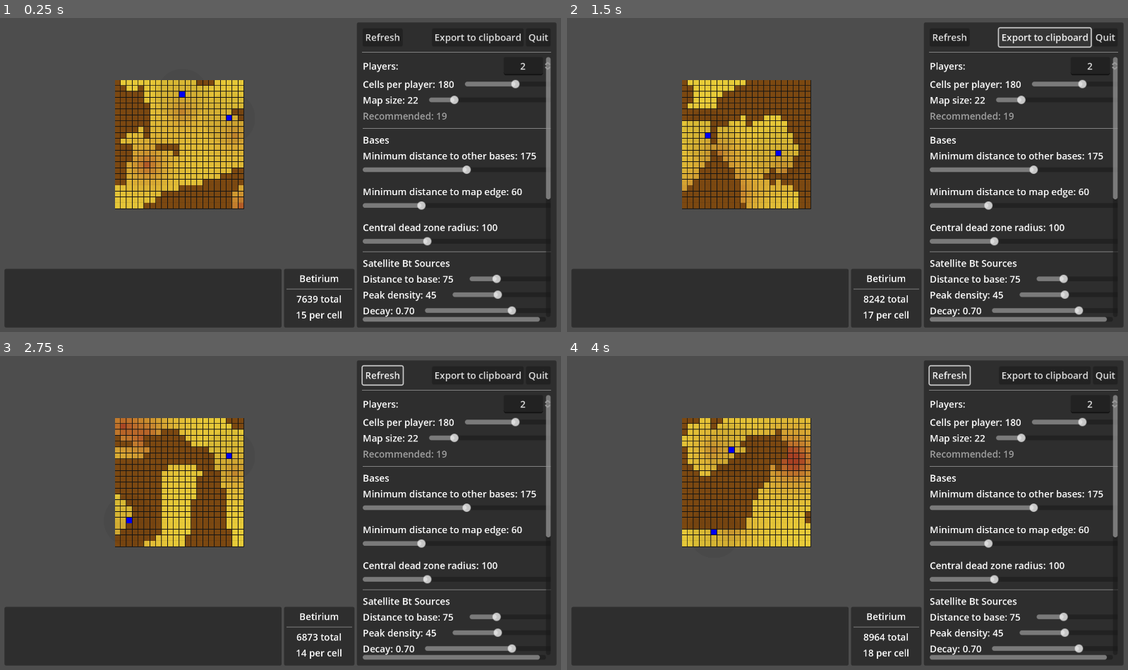
Above: before the commit, frames 1-4 (two rows, left to right).
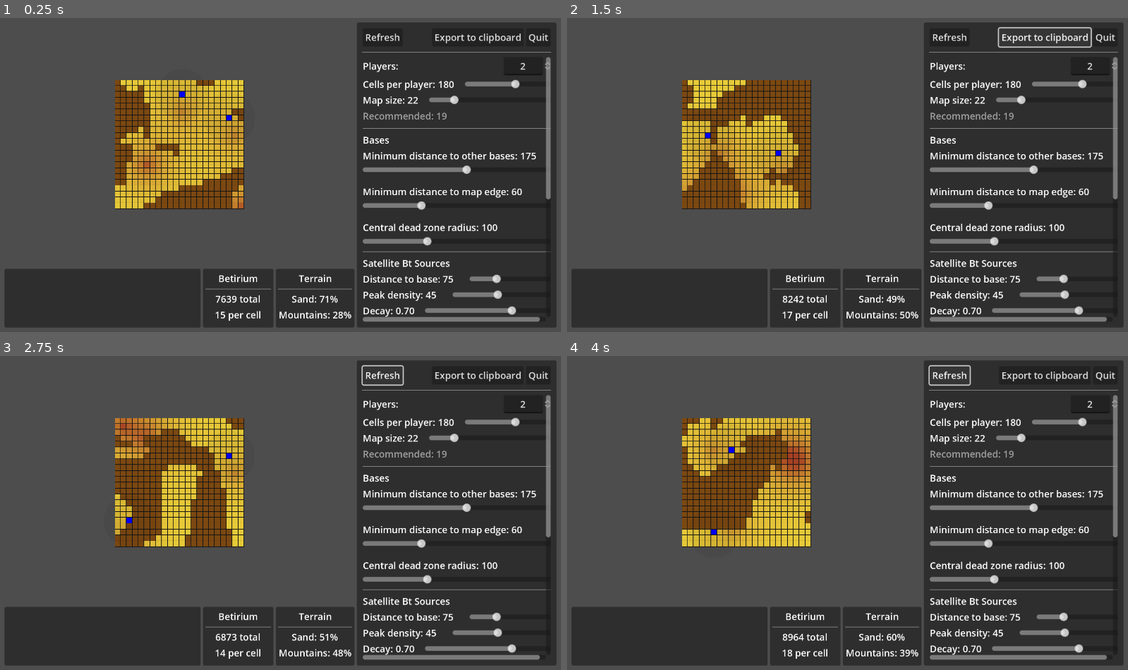
Above: after the commit, the same moments.

Repository: wadcom/kisarra-mapgen
Game: Godot game, scene res://main.tscn
Two runs of this game, one before a commit and one after it. Both use one fixed random seed, a clock stepped at 60 frames per second and the inputs below.
Inputs:
- Up to frame 1 (0.25 s): no input
- Up to frame 2 (1.5 s): click "Refresh" at 0.5 s; click "Export to clipboard" at 1.25 s
- Up to frame 3 (2.75 s): click "Refresh" at 2 s
- Up to frame 4 (4 s): click "Export to clipboard" at 2.75 s; click "Refresh" at 3.5 s

The runs differ from the first frame. In frame 1, 0.9% of the frame differs, in the area x 35-63%, y 80-99%; in frame 2, 0.9%; in frame 3, 0.9%; in frame 4, 0.9%.

Commit message:
Add terrain stats

Diff:
--- a/main.gd
+++ b/main.gd
@@ -3,7 +3,7 @@
 
 func _on_parameters_changed(params):
 	%MapArea.update_parameters(params)
-	_update_bt_stats()
+	_update_stats()
 
 
 func _on_export_requested():
@@ -13,14 +13,15 @@
 
 func _on_mountains_height_threshold_changed(params):
 	%MapArea.update_mountains_height_threshold(params)
-	_update_bt_stats()
+	_update_stats()
 
 
 func _on_side_panel_betirium_parameters_changed(params):
 	%MapArea.update_betirium(params)
-	_update_bt_stats()
+	_update_stats()
 
 
-func _update_bt_stats():
+func _update_stats():
 	var bt = %MapArea.get_bt_density()
 	%BetiriumStats.update_stats(bt)
+	%TerrainStats.update_stats()
--- a/main.tscn
+++ b/main.tscn
@@ -1,9 +1,10 @@
-[gd_scene load_steps=5 format=3 uid="uid://dgxgawmmqyyqm"]
+[gd_scene load_steps=6 format=3 uid="uid://dgxgawmmqyyqm"]
 
 [ext_resource type="Script" path="res://main.gd" id="1_43uwm"]
 [ext_resource type="PackedScene" uid="uid://dx3nhpeskgree" path="res://side_panel/side_panel.tscn" id="2_fiq7s"]
 [ext_resource type="PackedScene" uid="uid://ca8i0jh687k0m" path="res://map_area/map_area.tscn" id="2_rts0s"]
 [ext_resource type="PackedScene" uid="uid://b8jwe0t6h8s5q" path="res://betirium_stats.tscn" id="3_db5po"]
+[ext_resource type="PackedScene" uid="uid://dj1x5wbbo3buw" path="res://terrain_stats.tscn" id="4_chqej"]
 
 [node name="Main" type="MarginContainer"]
 anchors_preset = 15
@@ -59,6 +60,10 @@
 unique_name_in_owner = true
 layout_mode = 2
 
+[node name="TerrainStats" parent="HBoxContainer/VBoxContainer/HBoxContainer" instance=ExtResource("4_chqej")]
+unique_name_in_owner = true
+layout_mode = 2
+
 [node name="Panel" type="PanelContainer" parent="HBoxContainer"]
 layout_mode = 2
 
--- a/model.gd
+++ b/model.gd
@@ -23,6 +23,10 @@
 			_surface[x][y] = cell
 
 
+func get_surface():
+	return _surface
+
+
 func _is_mountain(params, height_map, p: Vector2i):
 	var idx = p.y * params.map_size + p.x
 	return height_map[idx] > params.mountains.height_threshold
--- /dev/null
+++ b/terrain_stats.gd
@@ -0,0 +1,22 @@
+extends PanelContainer
+
+func update_stats():
+	var surface = Model.get_surface()
+
+	var mountains = 0
+	var sand = 0
+	var total = 0
+	for column in surface:
+		for cell in column:
+			total += 1
+
+			if cell.type == Model.SurfaceType.SAND:
+				sand += 1
+			elif cell.type == Model.SurfaceType.MOUNTAINS:
+				mountains += 1
+
+	@warning_ignore("integer_division")
+	%SandLabel.text = "Sand: %d%%" % [100 * sand / total]
+
+	@warning_ignore("integer_division")
+	%MountainsLabel.text = "Mountains: %d%%" % [100 * mountains / total]
--- /dev/null
+++ b/terrain_stats.tscn
@@ -0,0 +1,40 @@
+[gd_scene load_steps=2 format=3 uid="uid://dj1x5wbbo3buw"]
+
+[ext_resource type="Script" path="res://terrain_stats.gd" id="1_w7hv2"]
+
+[node name="TerrainStats" type="PanelContainer"]
+anchors_preset = 15
+anchor_right = 1.0
+anchor_bottom = 1.0
+grow_horizontal = 2
+grow_vertical = 2
+script = ExtResource("1_w7hv2")
+
+[node name="MarginContainer" type="MarginContainer" parent="."]
+layout_mode = 2
+theme_override_constants/margin_left = 5
+theme_override_constants/margin_top = 5
+theme_override_constants/margin_right = 5
+theme_override_constants/margin_bottom = 5
+
+[node name="VBoxContainer" type="VBoxContainer" parent="MarginContainer"]
+layout_mode = 2
+
+[node name="Label" type="Label" parent="MarginContainer/VBoxContainer"]
+layout_mode = 2
+size_flags_vertical = 0
+text = "Terrain"
+horizontal_alignment = 1
+
+[node name="HSeparator" type="HSeparator" parent="MarginContainer/VBoxContainer"]
+layout_mode = 2
+
+[node name="SandLabel" type="Label" parent="MarginContainer/VBoxContainer"]
+unique_name_in_owner = true
+layout_mode = 2
+horizontal_alignment = 1
+
+[node name="MountainsLabel" type="Label" parent="MarginContainer/VBoxContainer"]
+unique_name_in_owner = true
+layout_mode = 2
+horizontal_alignment = 1
